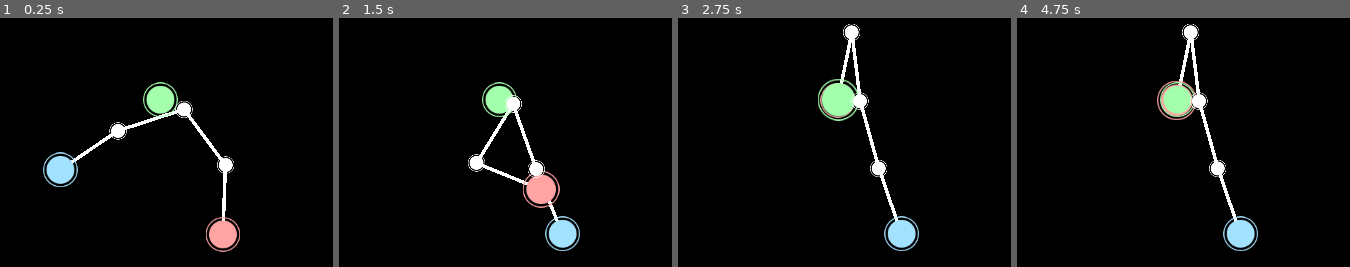
Above: before the commit, frames 1-4 (left to right).
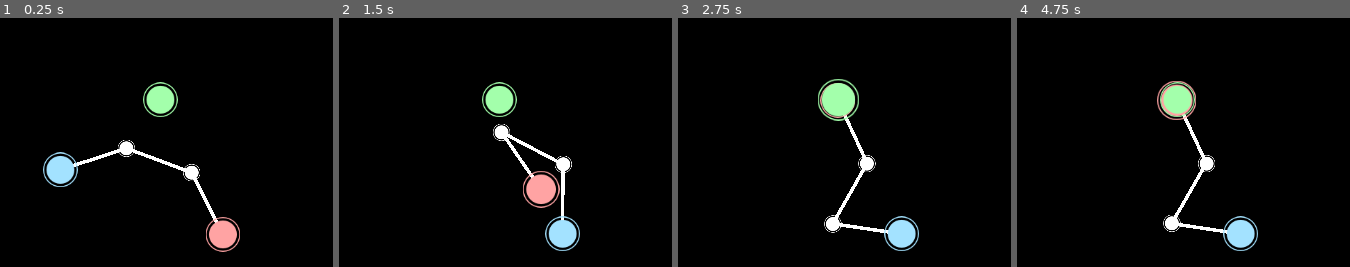
Above: after the commit, the same moments.

Repository: FlynnD273/inverse-kinematics
Game: Godot game, scene res://scenes/main_scene.tscn
Same seed, same stepped clock (60 frames per second), same inputs: the game is played once before the commit and once after it.
Inputs (mouse positions are in pixels of both pictures, inside the frame that each line leads up to):
- Up to frame 1 (0.25 s): no input
- Up to frame 2 (1.5 s): tap Enter at 0.5 s; drag from (398, 169) to (562, 234) at 0.52 s; drag from (562, 234) to (498, 100) at 1.27 s
- Up to frame 3 (2.75 s): move the mouse to (837, 100) at 2.02 s; click (837, 100) at 2.17 s
- Up to frame 4 (4.75 s): tap Space at 2.75 s; drag from (1176, 100) to (1043, 172) at 2.77 s; drag from (1043, 172) to (1323, 239) at 3.52 s; drag from (1323, 239) to (1176, 100) at 4.27 s

The runs differ from the first frame. In frame 1, 2.8% of the frame differs, in the area x 21-71%, y 33-83%; in frame 2, 2.5%; in frame 3, 2.7%; in frame 4, 2.7%.

Commit message:
Expose point count as an editor option

Diff:
--- a/scenes/main_scene.tscn
+++ b/scenes/main_scene.tscn
@@ -5,6 +5,7 @@
 
 [node name="MainScene" type="Node2D"]
 script = ExtResource("1_77b8a")
+point_count = 4.0
 joint_length = 100.0
 iteration_count = 1000
 
--- a/scripts/main_scene.gd
+++ b/scripts/main_scene.gd
@@ -1,13 +1,14 @@
 extends Node2D
 
 var points: Array[Control]
+@export var point_count: float = 3
 @export var joint_length: float = 50
 @export var iteration_count: int = 2
 
 func _ready() -> void:
   var dot_scene: PackedScene = load("res://scenes/dot.tscn")
   points = []
-  for i in range(5):
+  for i in range(point_count):
     var dot: Control = dot_scene.instantiate()
     dot.position = Vector2(randi_range(20, 600), randi_range(20, 600))
     $Dots.add_child(dot)
